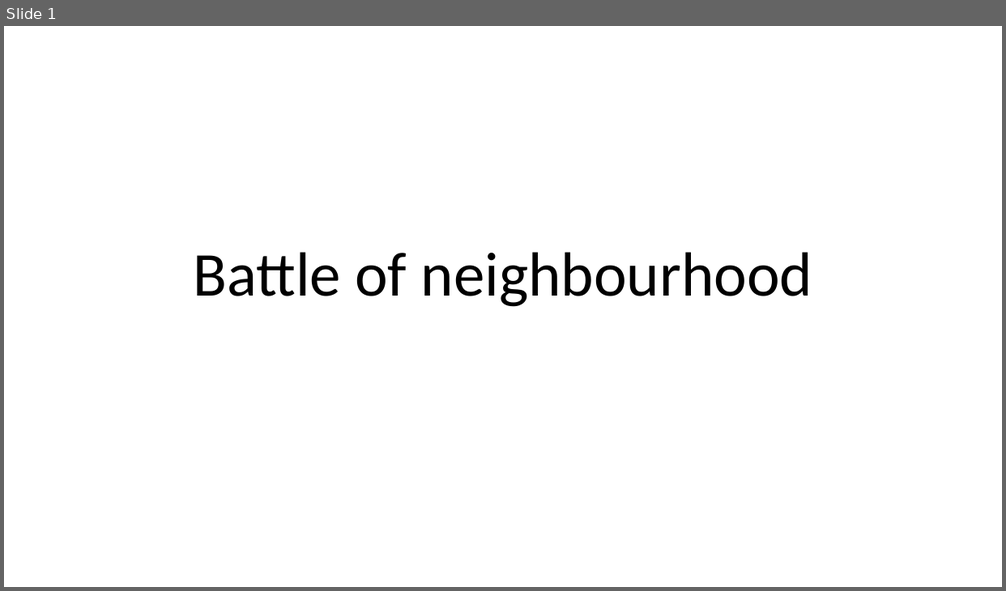
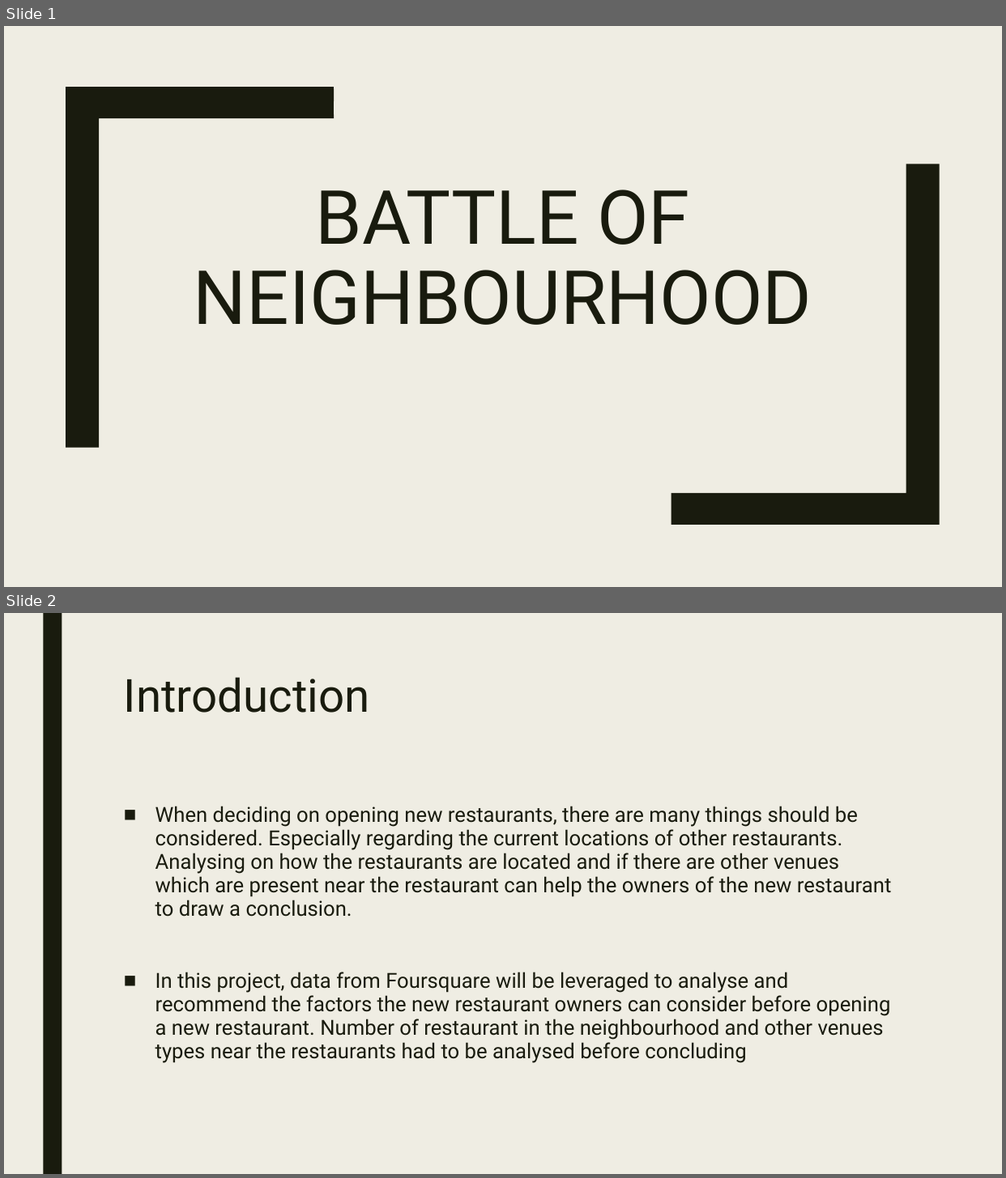
Before and after one commit to muthu5/Coursera_Capstone, a slide deck: Deck.pptx. Shown one above the other, each under a label of ours: slide 1 before the commit, slides 1 and 2 after it. The pictures are 1006x591 and 1006x1178 pixels, drawn with LibreOffice and Linux fonts; fonts in the diff are those of the drawing. Boxes give left, top, right and bottom in pixels: in the first picture for what was removed or moved away, otherwise in the second. Text is boxed around its words. In the diff, an @@ line names an element or a change of style, - is before the commit and + after.

```diff
--- a/Deck.pptx
+++ b/Deck.pptx
@@ slide 2 added at (x1=4, y1=613, x2=1002, y2=1174), background #EFEDE3 @@
@@ rectangle added at (x1=43, y1=613, x2=62, y2=1174), fill #191B0E @@
@@ title added at (x1=124, y1=677, x2=370, y2=713), 44 pt, text #191B0E @@
+Introduction
@@ text added at (x1=155, y1=806, x2=892, y2=1063), 20 pt, text #191B0E @@
+■ When deciding on opening new restaurants, there are many things should be considered. Especially regarding the current locations of other restaurants. Analysing on how the restaurants are located and if there are other venues which are present near the restaurant can help the owners of the new restaurant to draw a conclusion.
+■ In this project, data from Foursquare will be leveraged to analyse and recommend the factors the new restaurant owners can consider before opening a new restaurant. Number of restaurant in the neighbourhood and other venues types near the restaurants had to be analysed before concluding
@@ slide 1 changed as well @@
@@ background #FFFFFF to #EFEDE3 @@
@@ freeform shape added at (x1=66, y1=87, x2=334, y2=447), fill #191B0E @@
@@ freeform shape added at (x1=671, y1=164, x2=940, y2=525), fill #191B0E @@
@@ title at (x1=194, y1=190, x2=812, y2=325): text changed; size 60 to 72 pt; font Calibri to Roboto; text colour #000000 to #191B0E @@
-Battle of neighbourhood
+BATTLE OF NEIGHBOURHOOD
```
Also in this commit, not shown: 6 other slides changed, 2 other slides added, 1 other file.
